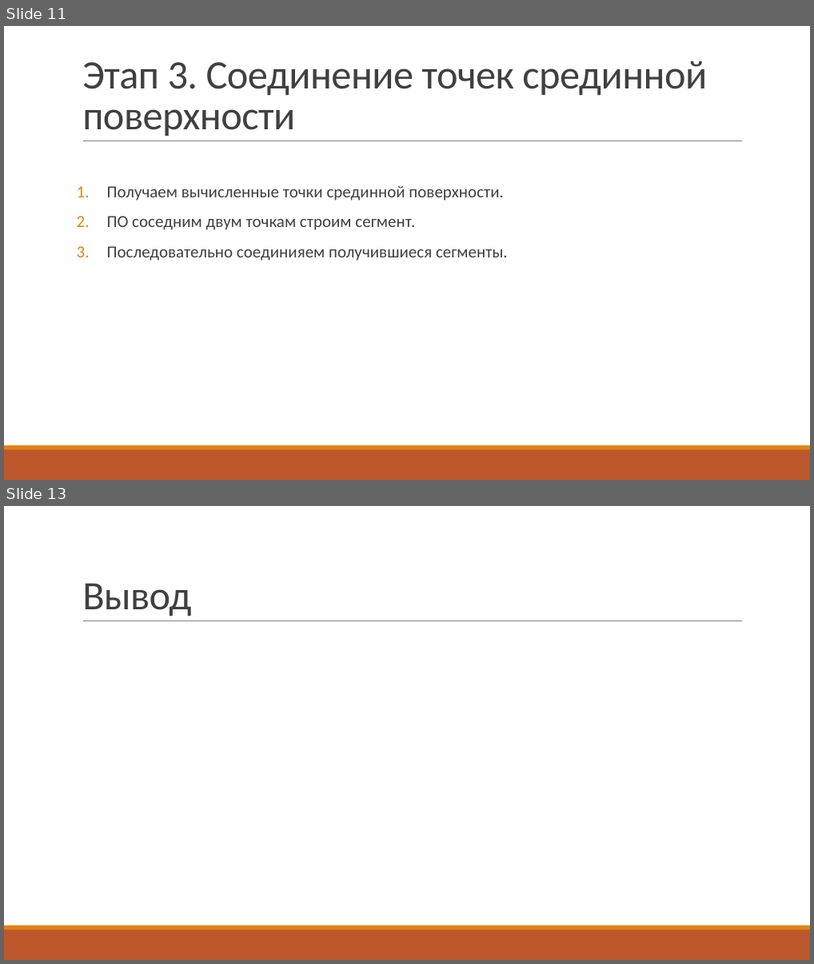
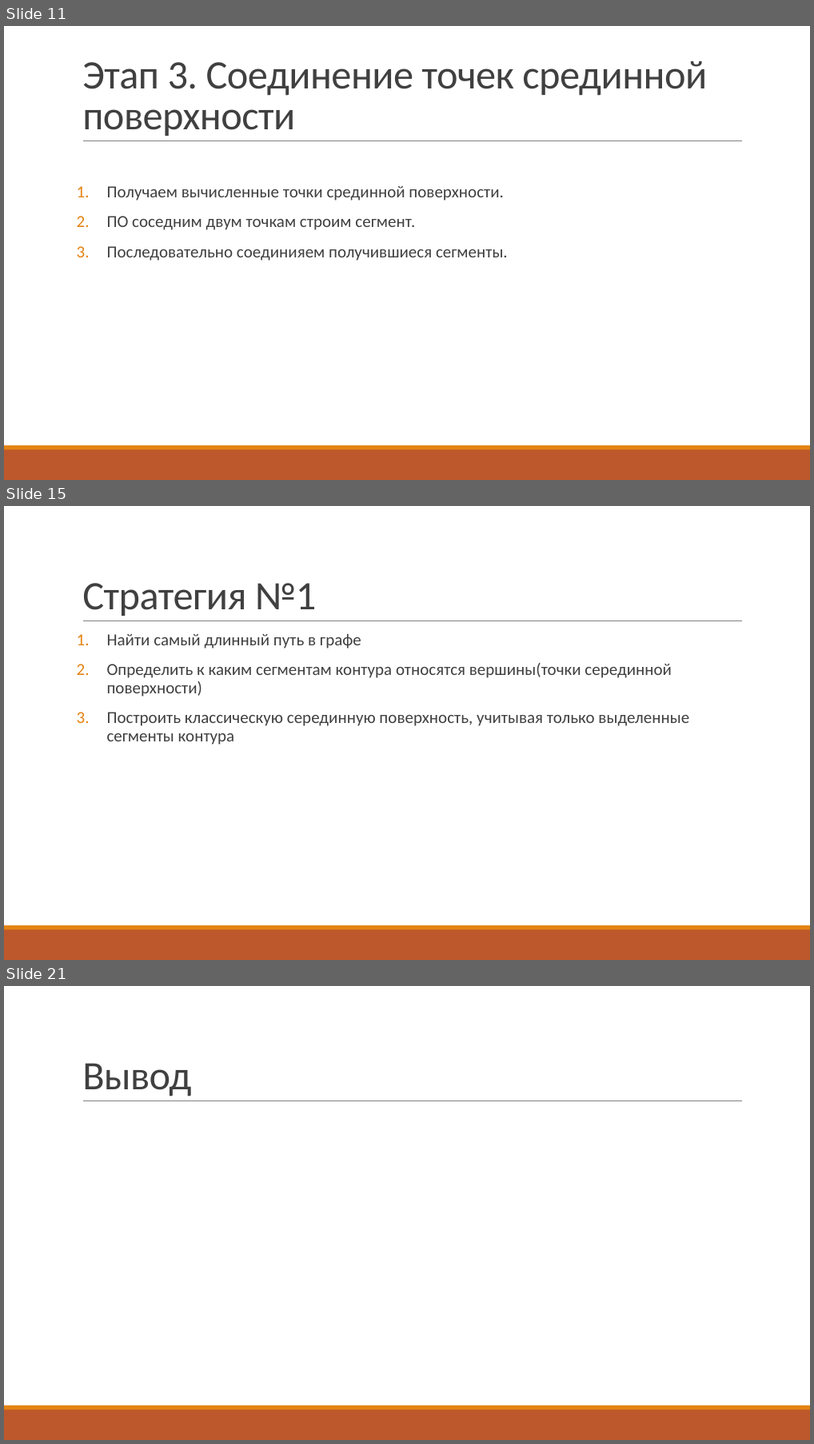
Before and after one commit to UNN-ITMM-AI381607m/middle-surface-proj, a slide deck: doc/publication/презентация.pptx. Shown one above the other, each under a label of ours: slides 11 and 13 before the commit, slides 11, 15 and 21 after it; the slides between them are not shown. The pictures are 814x964 and 814x1444 pixels, drawn with LibreOffice and Linux fonts; fonts in the diff are those of the drawing. Boxes give left, top, right and bottom in pixels: in the first picture for what was removed or moved away, otherwise in the second. Text is boxed around its words. In the diff, an @@ line names an element or a change of style, - is before the commit and + after.

```diff
--- a/doc/publication/презентация.pptx
+++ b/doc/publication/презентация.pptx
@@ slide 15 added at (4, 506, 810, 960), background #FFFFFF; not listed: 3 template elements that a slide beside it also shows @@
@@ title added at (82, 583, 317, 616), 48 pt, text #404040 @@
+Стратегия №1
@@ text added at (107, 634, 690, 744), 20 pt, text #404040 @@
+1. Найти самый длинный путь в графе
+2. Определить к каким сегментам контура относятся вершины(точки серединной поверхности)
+3. Построить классическую серединную поверхность, учитывая только выделенные сегменты контура
@@ what was slide 13 is now slide 21 @@
```
Also in this commit, not shown: 1 slide changed, 7 other slides added.
